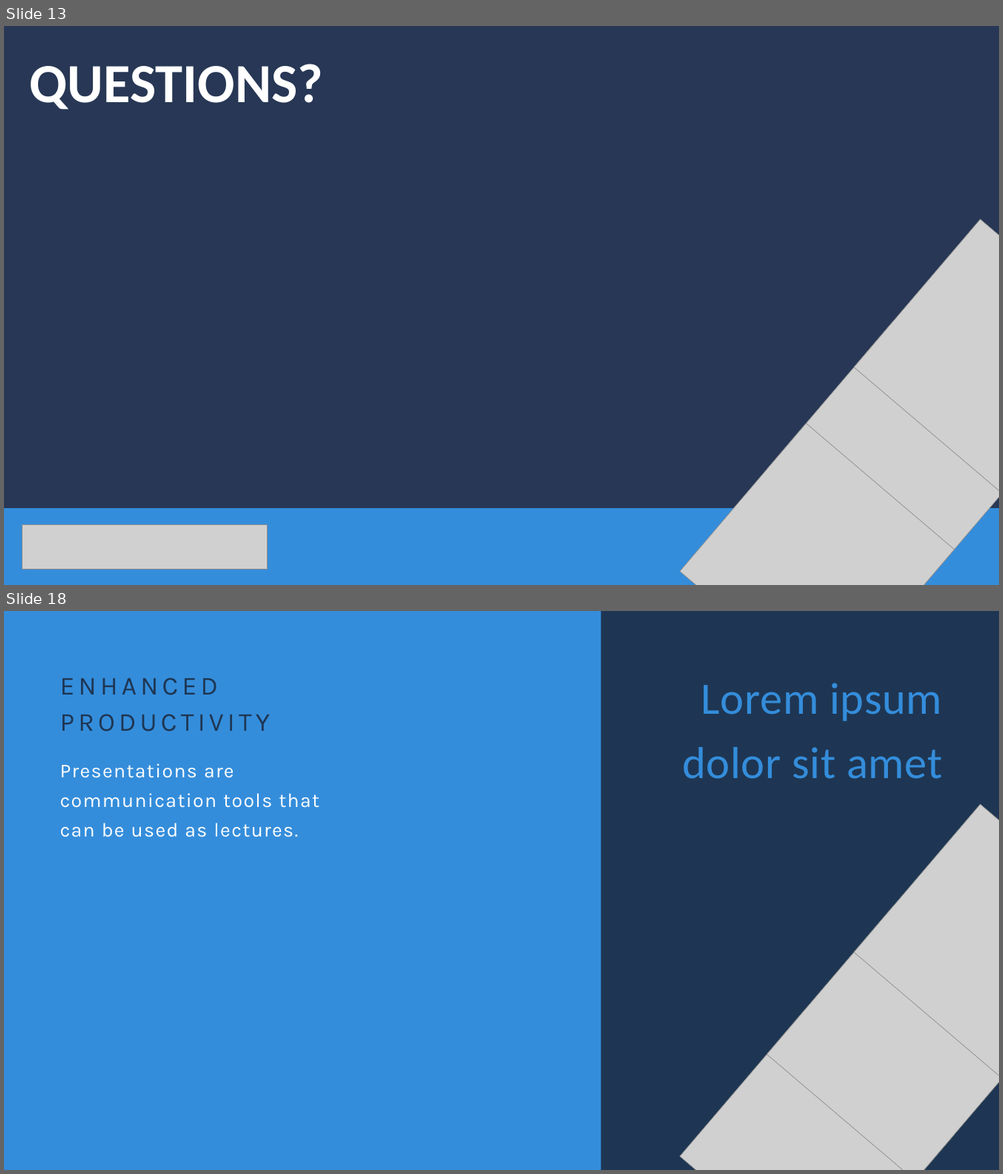
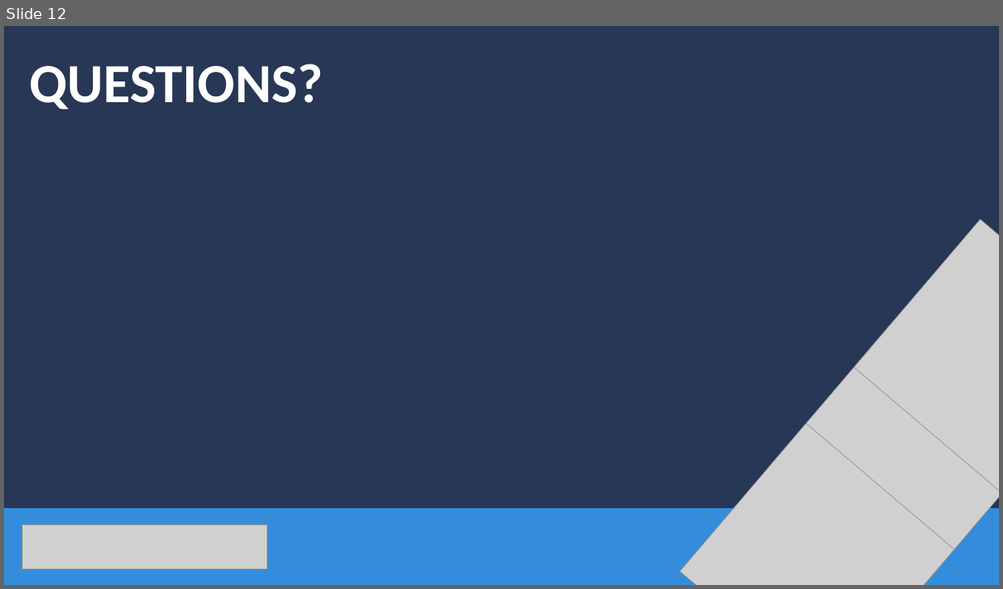
Before and after one commit to stringfestdata/edna-r-pbi-exploration, a slide deck: mount-george-r-pbi-exploration.pptx. Shown one above the other, each under a label of ours: slides 13 and 18 before the commit, slide 12 after it; the slides between them are not shown. The pictures are 1003x1174 and 1003x589 pixels, drawn with LibreOffice and Linux fonts; fonts in the diff are those of the drawing; grey boxes stand for pictures. Boxes give left, top, right and bottom in pixels: in the first picture for what was removed or moved away, otherwise in the second. Text is boxed around its words. In the diff, an @@ line names an element or a change of style, - is before the commit and + after.

```diff
--- a/mount-george-r-pbi-exploration.pptx
+++ b/mount-george-r-pbi-exploration.pptx
@@ slide 18 removed at [4,611,999,1170], background #1E3653 @@
@@ rectangle removed at [4,611,600,1170] @@
@@ text removed at [60,678,270,732] @@
-ENHANCED PRODUCTIVITY
@@ text removed at [682,683,942,779] @@
-Lorem ipsum dolor sit amet
@@ text removed at [60,763,319,837] @@
-Presentations are communication tools that can be used as lectures.
@@ picture removed at [854,804,999,1079] @@
@@ picture removed at [767,907,999,1170] @@
@@ picture removed at [680,1009,954,1170] @@
@@ what was slide 13 is now slide 12 @@
```
Also in this commit, not shown: 4 slides changed, 4 slides added, 5 other slides removed, 5 other files.
